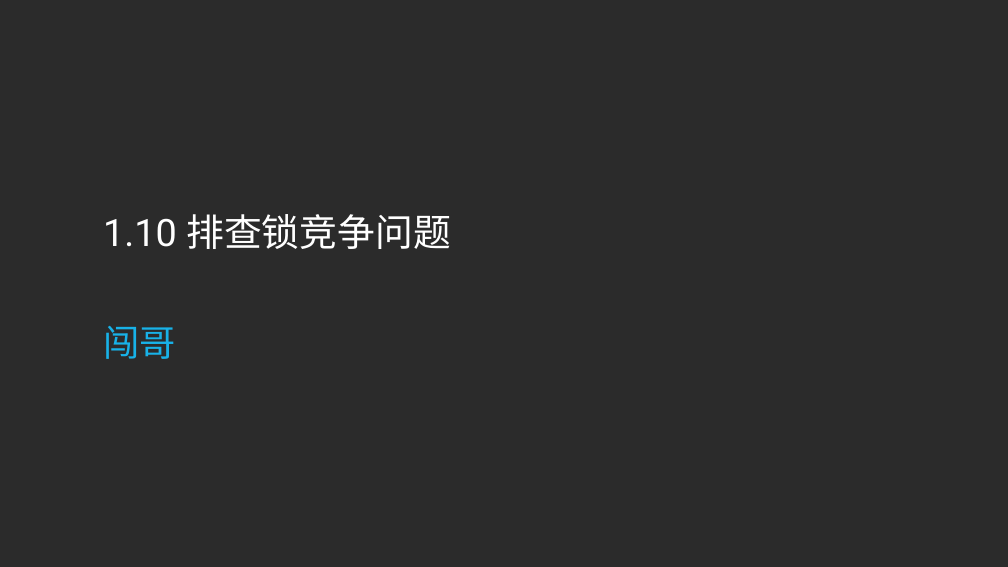
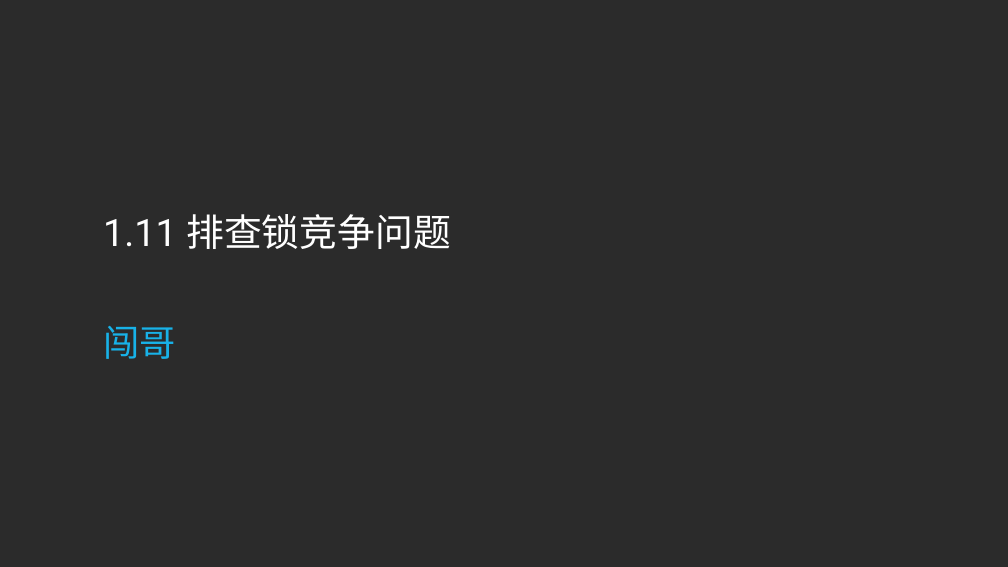
Before and after one commit to sqc157400661/Snail, a slide deck: slide 48 of Go专题系列/性能分析和优化专题/性能分析和优化专题.pptx (slide 30 before the commit). Drawn at 1008x567 pixels with LibreOffice and Linux fonts; fonts in the diff are those of the drawing; background and template pictures are left out; a plain dark background stands for a picture behind light text. Boxes give left, top, right and bottom in pixels: in the first picture for what was removed or moved away, otherwise in the second. Text is boxed around its words. In the diff, an @@ line names an element or a change of style, - is before the commit and + after.

```diff
--- a/Go专题系列/性能分析和优化专题/性能分析和优化专题.pptx
+++ b/Go专题系列/性能分析和优化专题/性能分析和优化专题.pptx
@@ text at bbox=[103, 214, 451, 249]: text changed @@
-1.10 排查锁竞争问题
+1.11 排查锁竞争问题
```
Also in this commit, not shown: 8 other slides changed, 18 slides added, 13 other files.
